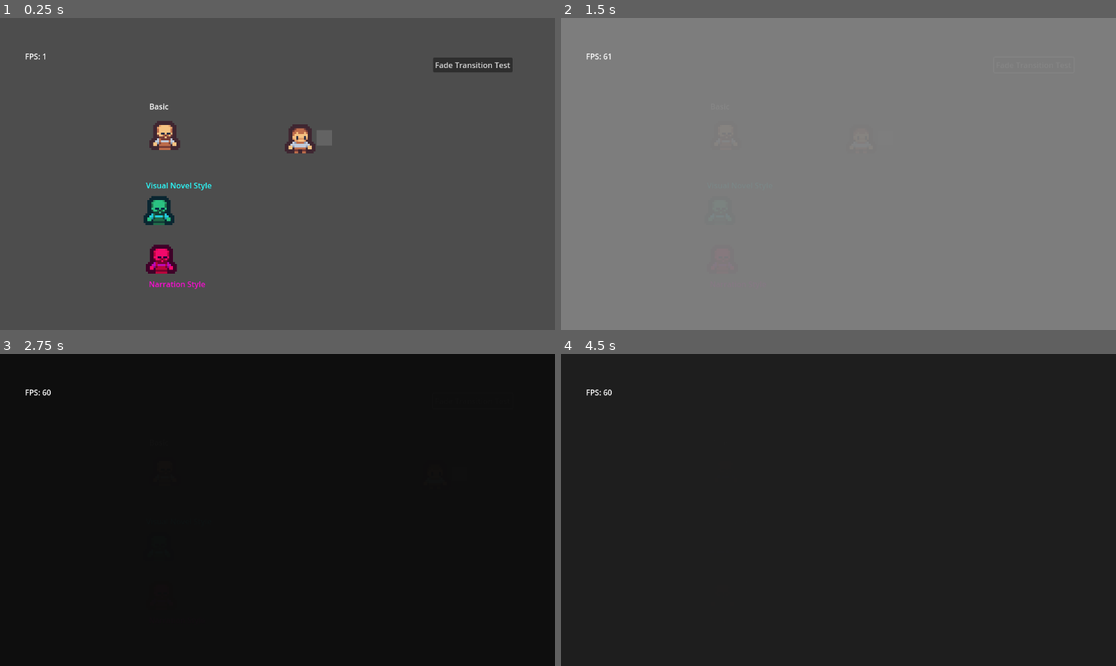
Above: before the commit, frames 1-4 (two rows, left to right).
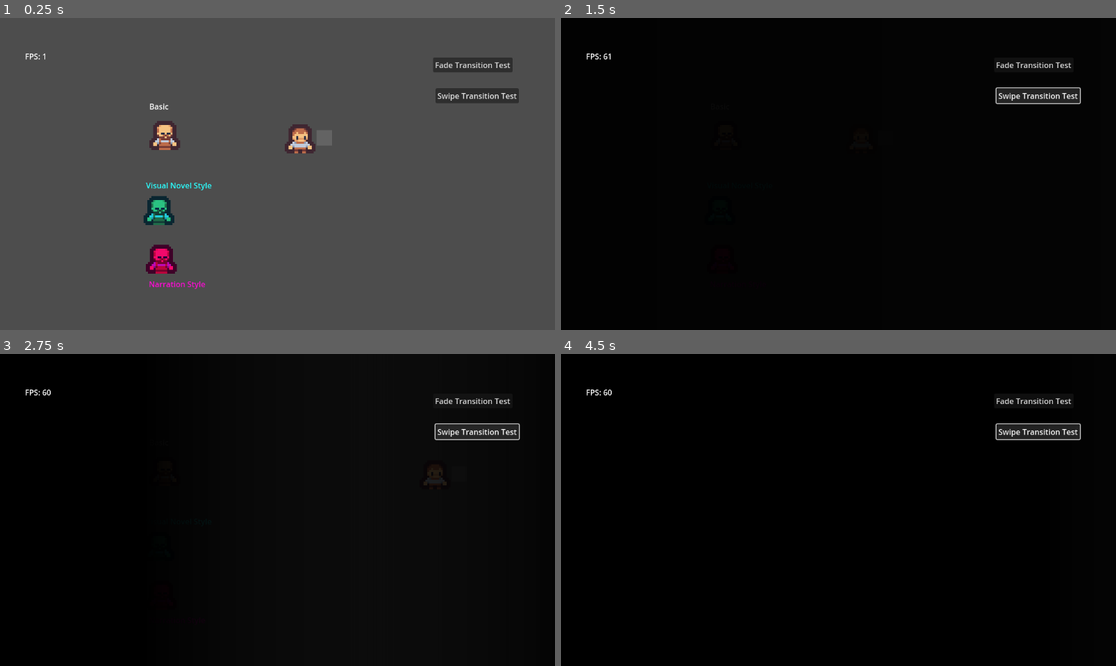
Above: after the commit, the same moments.

Repository: Innocent-Traitor/Cool-Game
Game: Godot game, scene res://main.tscn
Two runs of this game, one before a commit and one after it. Both use one fixed random seed, a clock stepped at 60 frames per second and the inputs below.
Inputs:
- Up to frame 1 (0.25 s): no input
- Up to frame 2 (1.5 s): click "Fade Transition Test" at 0.5 s; click "Fade Transition Test" (after the commit: "Swipe Transition Test") at 1.25 s
- Up to frame 3 (2.75 s): tap Enter at 2 s; hold D (right) from 2.03 s (still down); hold Space (next) from 2.03 s (still down)
- Up to frame 4 (4.5 s): release D (right) at 2.78 s; release Space (next) at 2.78 s; hold S (down) 2.78-3.53 s; tap Space (next) at 2.85, 3.5, 4.35 s; hold D (right) 3.53-4.28 s; hold Space (next) 3.53-4.28 s; hold W (up) from 4.28 s (still down)

The runs differ from the first frame. In frame 1, 0.6% of the frame differs, in the area x 78-94%, y 22-28%; in frame 2, 100%, in the area x 0-100%, y 0-100%; in frame 3, 0.6%; in frame 4, 99%.

Commit message:
Swipe Transition Done

Diff:
--- a/cutscene_handler.gd
+++ b/cutscene_handler.gd
@@ -5,6 +5,11 @@
 	'fade': {
 		'duration': 1,
 		'color': Color(0, 0, 0)
+	},
+	'swipe': {
+		'duration': 1,
+		'color': Color(0, 0, 0),
+		'direction': 'left'
 	}
 }
 
@@ -12,18 +17,28 @@
 ## FadeOut | FadeIn - Fade the Screen a single color for a set duration
 ##   duration : int - Duration in seconds for the fade to complete (Default: 1)
 ##   color : color - Color of the fade (Default: Color(0, 0, 0))
+##
+## SwipeIn | SwipeOut - Swipes across the screen in a fading color for a set duration
+##   duration : int - Duration in seconds for the fade to complete (Default: 1)
+##   color : color - Color of the swipe (Default: Color(0, 0, 0))
+##   direction : string ('left', 'right', 'up', 'down') - Which direction is the swipe coming from (Default: 'left')
 func play_transition(type : String, options : Dictionary = {}) -> void:
 	match (type):
 		'FadeOut':
 			fade_out_transition(options)
 		'FadeIn':
 			fade_in_transition(options)
+		'SwipeOut':
+			swipe_out_transition(options)
+		'SwipeIn':
+			swipe_in_transition(options)
 		_:
-			return
+			print('lmao')
 
 
-func fade_out_transition(options):
-	print('fade out')
+# *** Avoid calling these functions directly, use the play_transition function instead! ***
+
+func fade_out_transition(options) -> void:
 	if (not len(options) == 2):
 		options.duration = DEFAULTS.fade.duration if not options.has('duration') else options.duration
 		options.color = DEFAULTS.fade.color if not options.has('color') else options.color
@@ -40,9 +55,7 @@
 	tween.tween_property(obj, 'modulate:a', 1, options.duration)
 	tween.tween_callback(obj.queue_free)
 
-
-func fade_in_transition(options):
-	print('fade in')
+func fade_in_transition(options) -> void:
 	if (not len(options) == 2):
 		options.duration = DEFAULTS.fade.duration if not options.has('duration') else options.duration
 		options.color = DEFAULTS.fade.color if not options.has('color') else options.color
@@ -58,3 +71,86 @@
 	var tween = create_tween()
 	tween.tween_property(obj, 'modulate:a', 0, options.duration)
 	tween.tween_callback(obj.queue_free)
+
+func swipe_out_transition(options) -> void:
+	if (not len(options) == 3):
+		options.duration = DEFAULTS.swipe.duration if not options.has('duration') else options.duration
+		options.color = DEFAULTS.swipe.color if not options.has('color') else options.color
+		options.direction = DEFAULTS.swipe.direction if not options.has('direction') else options.direction
+
+	# Create the gradient we are going to use
+	var grad = Gradient.new()
+	grad.colors = PackedColorArray([Color(options.color.r, options.color.g, options.color.g, 1), Color(options.color.r, options.color.g, options.color.g, 0)])
+	grad.set_offset(0, .01)
+
+	# Create the 1d gradient texture using the gradient
+	var grad_texture = GradientTexture1D.new()
+	grad_texture.gradient = grad
+	grad_texture.width = 1152
+
+	# Create the TextureRect
+	var texture_rect = TextureRect.new()
+	texture_rect.size = Vector2(1500, 1500)
+	texture_rect.texture = grad_texture
+	texture_rect.z_index = 99
+
+	# Handle Direction
+	if (options.direction == 'up'):
+		texture_rect.rotation_degrees = 90
+		texture_rect.position = Vector2(1250, -250)
+	elif (options.direction == 'down'):
+		texture_rect.rotation_degrees = 270
+		texture_rect.position = Vector2(0, 1250)
+	elif (options.direction == 'right'):
+		texture_rect.rotation_degrees = 180
+		texture_rect.position = Vector2(1250, 750)
+	else:
+		texture_rect.position = Vector2(-250, -0)
+
+	add_child(texture_rect)
+
+	var tween = create_tween()
+	tween.tween_method(func(value: float): grad.set_offset(0, value), -0.9, 0.99, options.duration)
+	tween.tween_callback(texture_rect.queue_free)
+
+
+func swipe_in_transition(options) -> void:
+	if (not len(options) == 3):
+		options.duration = DEFAULTS.swipe.duration if not options.has('duration') else options.duration
+		options.color = DEFAULTS.swipe.color if not options.has('color') else options.color
+		options.direction = DEFAULTS.swipe.direction if not options.has('direction') else options.direction
+
+	# Create the gradient we are going to use
+	var grad = Gradient.new()
+	grad.colors = PackedColorArray([Color(options.color.r, options.color.g, options.color.g, 0), Color(options.color.r, options.color.g, options.color.g, 1)])
+	grad.set_offset(0, .01)
+
+	# Create the 1d gradient texture using the gradient
+	var grad_texture = GradientTexture1D.new()
+	grad_texture.gradient = grad
+	grad_texture.width = 1152
+
+	# Create the TextureRect
+	var texture_rect = TextureRect.new()
+	texture_rect.size = Vector2(1500, 1500)
+	texture_rect.texture = grad_texture
+	texture_rect.z_index = 99
+
+	# Handle Direction
+	if (options.direction == 'up'):
+		texture_rect.rotation_degrees = 90
+		texture_rect.position = Vector2(1250, -250)
+	elif (options.direction == 'down'):
+		texture_rect.rotation_degrees = 270
+		texture_rect.position = Vector2(0, 1250)
+	elif (options.direction == 'right'):
+		texture_rect.rotation_degrees = 180
+		texture_rect.position = Vector2(1250, 750)
+	else:
+		texture_rect.position = Vector2(-250, -0)
+
+	add_child(texture_rect)
+
+	var tween = create_tween()
+	tween.tween_method(func(value: float): grad.set_offset(0, value), -0.9, 0.99, options.duration)
+	tween.tween_callback(texture_rect.queue_free)
--- a/debug_button_transition.gd
+++ b/debug_button_transition.gd
@@ -2,6 +2,12 @@
 
 
 func _on_pressed():
-	CutsceneHandler.play_transition('FadeOut', {'color': Color(.5, .5, .5)})
-	await get_tree().create_timer(1).timeout
-	CutsceneHandler.play_transition('FadeIn', {'duration': 3})
+	if (text == 'Fade Transition Test'):
+		CutsceneHandler.play_transition('FadeOut')
+		await get_tree().create_timer(1).timeout
+		CutsceneHandler.play_transition('FadeIn')
+
+	if (text == 'Swipe Transition Test'):
+		CutsceneHandler.play_transition('SwipeOut')
+		await get_tree().create_timer(1).timeout
+		CutsceneHandler.play_transition('SwipeIn')
--- a/main.tscn
+++ b/main.tscn
@@ -7,6 +7,8 @@
 [ext_resource type="Script" path="res://test_talk_2.gd" id="4_108lc"]
 [ext_resource type="Script" path="res://test_talk_3.gd" id="5_arq20"]
 [ext_resource type="Script" path="res://debug_button_transition.gd" id="7_vijn0"]
+
+[sub_resource type="PlaceholderTexture2D" id="PlaceholderTexture2D_aqtwa"]
 
 [node name="Node2D" type="Node2D"]
 
@@ -59,13 +61,34 @@
 visible = false
 
 [node name="Button" type="Button" parent="."]
+z_index = 100
 offset_left = 899.0
 offset_top = 82.0
 offset_right = 1064.0
 offset_bottom = 113.0
+scale = Vector2(1, 0.995416)
 text = "Fade Transition Test"
 script = ExtResource("7_vijn0")
 
+[node name="Button2" type="Button" parent="."]
+z_index = 100
+offset_left = 904.0
+offset_top = 146.0
+offset_right = 1077.0
+offset_bottom = 177.0
+scale = Vector2(1, 0.995416)
+text = "Swipe Transition Test"
+script = ExtResource("7_vijn0")
+
+[node name="TextureRect" type="TextureRect" parent="."]
+visible = false
+offset_top = 1250.0
+offset_right = 1500.0
+offset_bottom = 2750.0
+rotation = 4.71239
+texture = SubResource("PlaceholderTexture2D_aqtwa")
+
 [connection signal="pressed" from="Button" to="Button" method="_on_pressed"]
+[connection signal="pressed" from="Button2" to="Button2" method="_on_pressed"]
 
 [editable path="CanvasLayer"]
Not shown: 1 places in main.tscn that only renumber resources
